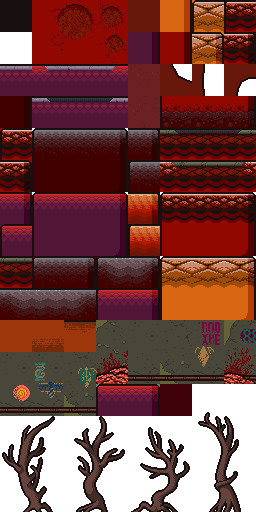
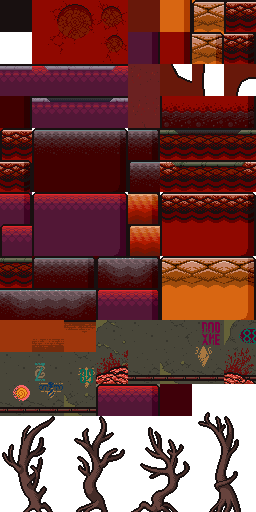
Revision of a layered w=256, h=512 image; what changed, layer by layer:
renamed "Layer 2" to "Перевод", painted on it over left=78, top=347, right=214, bottom=375
